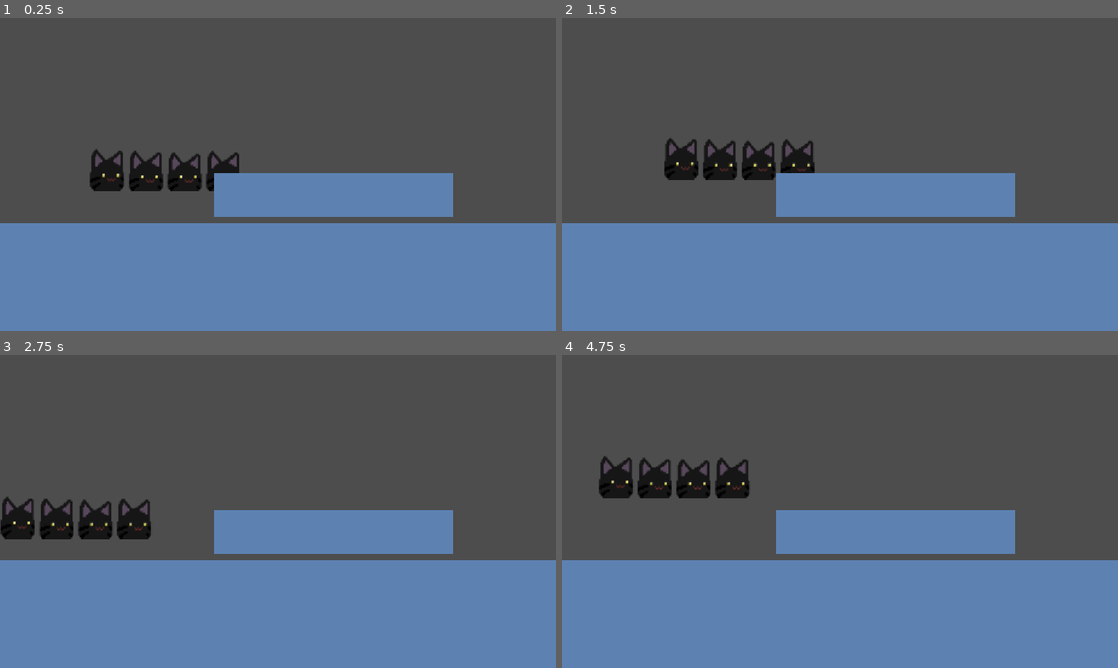
Above: before the commit, frames 1-4 (two rows, left to right).
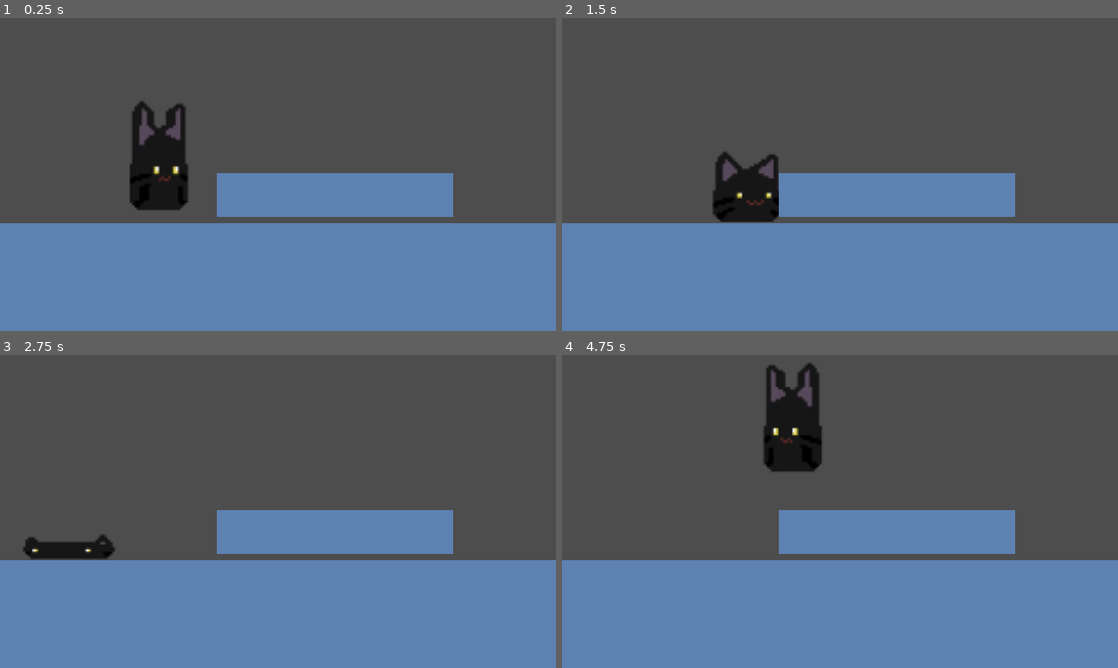
Above: after the commit, the same moments.

Repository: Adibb1/AwakeGary
Game: Godot game, scene res://scene/main.tscn
Same seed, same stepped clock (60 frames per second), same inputs: the game is played once before the commit and once after it.
Inputs:
- Up to frame 1 (0.25 s): no input
- Up to frame 2 (1.5 s): tap Enter (ui_accept) at 0.5, 1.35 s; hold Enter (ui_accept) 0.53-1.28 s; hold Right (ui_right) from 0.53 s (still down)
- Up to frame 3 (2.75 s): tap Enter (ui_accept) at 1.52, 1.82 s; release Right (ui_right) at 2.03 s; hold Left (ui_left) from 2.03 s (still down); hold Enter (ui_accept) from 2.03 s (still down)
- Up to frame 4 (4.75 s): release Left (ui_left) at 2.78 s; release Enter (ui_accept) at 2.78 s; hold Right (ui_right) 2.78-4.28 s; tap Enter (ui_accept) at 2.85, 3.02, 3.32, 4.35, 4.52 s; hold Enter (ui_accept) 3.53-4.28 s; hold Left (ui_left) from 4.28 s (still down)

The runs differ from the first frame. In frame 1, 3.4% of the frame differs, in the area x 16-43%, y 26-64%; in frame 2, 3.6%; in frame 3, 3.4%; in frame 4, 5.4%, in the area x 6-47%, y 2-64%.

Commit message:
players

Diff:
--- /dev/null
+++ b/scene/animated_sprite_2d.gd
@@ -0,0 +1,10 @@
+extends AnimatedSprite2D
+
+# Called when the node enters the scene tree for the first time.
+func _ready() -> void:
+	pass # Replace with function body.
+
+
+# Called every frame. 'delta' is the elapsed time since the previous frame.
+func _process(_delta: float) -> void:
+	pass
--- a/scene/character_body_2d.gd
+++ b/scene/character_body_2d.gd
@@ -1,25 +1,58 @@
 extends CharacterBody2D
 
+@onready var animated_sprite: AnimatedSprite2D = $AnimatedSprite2D
 
 const SPEED = 300.0
-const JUMP_VELOCITY = -400.0
+const MIN_JUMP_VELOCITY = -350.0  # Jump height on a quick tap
+const MAX_JUMP_VELOCITY = -750.0  # Jump height at full charge
+const MAX_CHARGE_TIME = 0.6     # Seconds to reach full charge
 
+var is_charging: bool = false
+var charge_time: float = 0.0
 
 func _physics_process(delta: float) -> void:
-	# Add the gravity.
-	if not is_on_floor():
-		velocity += get_gravity() * delta
+	# Always apply gravity so move_and_slide() keeps is_on_floor() reliably true
+	velocity += get_gravity() * delta
 
-	# Handle jump.
+	# 1. Start charging when jump is pressed on the floor
 	if Input.is_action_just_pressed("ui_accept") and is_on_floor():
-		velocity.y = JUMP_VELOCITY
+		is_charging = true
+		charge_time = 0.0
+		animated_sprite.play("squish")
 
-	# Get the input direction and handle the movement/deceleration.
-	# As good practice, you should replace UI actions with custom gameplay actions.
+	# 2. Build up charge while holding the key on the floor
+	if is_charging:
+		if not is_on_floor():
+			# Cancel charge if the player walks off a ledge while holding
+			is_charging = false
+			charge_time = 0.0
+		elif Input.is_action_pressed("ui_accept"):
+			charge_time = min(charge_time + delta, MAX_CHARGE_TIME)
+		elif Input.is_action_just_released("ui_accept"):
+			# 3. Release to jump with height scaled by hold duration
+			var charge_ratio := clampf(charge_time / MAX_CHARGE_TIME, 0.0, 1.0)
+			velocity.y = lerpf(MIN_JUMP_VELOCITY, MAX_JUMP_VELOCITY, charge_ratio)
+			is_charging = false
+			charge_time = 0.0
+			animated_sprite.play("jump")
+
+	# Horizontal movement
 	var direction := Input.get_axis("ui_left", "ui_right")
-	if direction:
+	if direction != 0:
 		velocity.x = direction * SPEED
+		animated_sprite.flip_h = direction < 0
 	else:
 		velocity.x = move_toward(velocity.x, 0, SPEED)
 
+	# 4. Animation state machine
+	if is_charging:
+		if animated_sprite.animation != "squish":
+			animated_sprite.play("squish")
+	elif not is_on_floor():
+		if animated_sprite.animation != "jump":
+			animated_sprite.play("jump")
+	else:
+		if animated_sprite.animation != "idle":
+			animated_sprite.play("idle")
+
 	move_and_slide()
--- a/scene/character_body_2d.tscn
+++ b/scene/character_body_2d.tscn
@@ -1,22 +1,204 @@
 [gd_scene format=3 uid="uid://8vehvffncbmd"]
 
 [ext_resource type="Script" uid="uid://btvab2qsbuaw2" path="res://scene/character_body_2d.gd" id="1_qug0s"]
-[ext_resource type="Texture2D" uid="uid://dlp4vtgt6eesq" path="res://assets/Idle.png" id="2_qug0s"]
-
-[sub_resource type="RectangleShape2D" id="RectangleShape2D_snucy"]
-size = Vector2(559, 550)
+[ext_resource type="Texture2D" uid="uid://dlp4vtgt6eesq" path="res://assets/characterAnimation/Idle.png" id="2_86iwx"]
+[ext_resource type="Script" uid="uid://bn5uak72uobx0" path="res://scene/animated_sprite_2d.gd" id="6_b8c3x"]
+[ext_resource type="Texture2D" uid="uid://m52iotye14xl" path="res://assets/characterAnimation/characterJump.png" id="6_ogaei"]
+
+[sub_resource type="AtlasTexture" id="AtlasTexture_318mt"]
+atlas = ExtResource("2_86iwx")
+region = Rect2(0, 0, 32, 32)
+
+[sub_resource type="AtlasTexture" id="AtlasTexture_b8c3x"]
+atlas = ExtResource("2_86iwx")
+region = Rect2(32, 0, 32, 32)
+
+[sub_resource type="AtlasTexture" id="AtlasTexture_ogaei"]
+atlas = ExtResource("2_86iwx")
+region = Rect2(64, 0, 32, 32)
+
+[sub_resource type="AtlasTexture" id="AtlasTexture_l63c6"]
+atlas = ExtResource("2_86iwx")
+region = Rect2(96, 0, 32, 32)
+
+[sub_resource type="AtlasTexture" id="AtlasTexture_mjxbh"]
+atlas = ExtResource("6_ogaei")
+region = Rect2(768, 0, 64, 64)
+
+[sub_resource type="AtlasTexture" id="AtlasTexture_pykq2"]
+atlas = ExtResource("6_ogaei")
+region = Rect2(832, 0, 64, 64)
+
+[sub_resource type="AtlasTexture" id="AtlasTexture_7y57j"]
+atlas = ExtResource("6_ogaei")
+region = Rect2(896, 0, 64, 64)
+
+[sub_resource type="AtlasTexture" id="AtlasTexture_1hjxj"]
+atlas = ExtResource("6_ogaei")
+region = Rect2(960, 0, 64, 64)
+
+[sub_resource type="AtlasTexture" id="AtlasTexture_0npi7"]
+atlas = ExtResource("6_ogaei")
+region = Rect2(1024, 0, 64, 64)
+
+[sub_resource type="AtlasTexture" id="AtlasTexture_mu2pl"]
+atlas = ExtResource("6_ogaei")
+region = Rect2(1088, 0, 64, 64)
+
+[sub_resource type="AtlasTexture" id="AtlasTexture_joior"]
+atlas = ExtResource("6_ogaei")
+region = Rect2(1152, 0, 64, 64)
+
+[sub_resource type="AtlasTexture" id="AtlasTexture_022hi"]
+atlas = ExtResource("6_ogaei")
+region = Rect2(0, 0, 64, 64)
+
+[sub_resource type="AtlasTexture" id="AtlasTexture_7uqae"]
+atlas = ExtResource("6_ogaei")
+region = Rect2(64, 0, 64, 64)
+
+[sub_resource type="AtlasTexture" id="AtlasTexture_3v645"]
+atlas = ExtResource("6_ogaei")
+region = Rect2(128, 0, 64, 64)
+
+[sub_resource type="AtlasTexture" id="AtlasTexture_h055f"]
+atlas = ExtResource("6_ogaei")
+region = Rect2(192, 0, 64, 64)
+
+[sub_resource type="AtlasTexture" id="AtlasTexture_17qdm"]
+atlas = ExtResource("6_ogaei")
+region = Rect2(256, 0, 64, 64)
+
+[sub_resource type="AtlasTexture" id="AtlasTexture_j3moa"]
+atlas = ExtResource("6_ogaei")
+region = Rect2(320, 0, 64, 64)
+
+[sub_resource type="AtlasTexture" id="AtlasTexture_6a6hd"]
+atlas = ExtResource("6_ogaei")
+region = Rect2(384, 0, 64, 64)
+
+[sub_resource type="AtlasTexture" id="AtlasTexture_flgqe"]
+atlas = ExtResource("6_ogaei")
+region = Rect2(448, 0, 64, 64)
+
+[sub_resource type="AtlasTexture" id="AtlasTexture_ipjdn"]
+atlas = ExtResource("6_ogaei")
+region = Rect2(512, 0, 64, 64)
+
+[sub_resource type="AtlasTexture" id="AtlasTexture_j7o1d"]
+atlas = ExtResource("6_ogaei")
+region = Rect2(576, 0, 64, 64)
+
+[sub_resource type="AtlasTexture" id="AtlasTexture_i6tod"]
+atlas = ExtResource("6_ogaei")
+region = Rect2(640, 0, 64, 64)
+
+[sub_resource type="AtlasTexture" id="AtlasTexture_4bgjd"]
+atlas = ExtResource("6_ogaei")
+region = Rect2(704, 0, 64, 64)
+
+[sub_resource type="SpriteFrames" id="SpriteFrames_5h11f"]
+animations = [{
+"frames": [],
+"loop": 1,
+"name": &"dead",
+"speed": 5.0
+}, {
+"frames": [{
+"duration": 1.0,
+"texture": SubResource("AtlasTexture_318mt")
+}, {
+"duration": 1.0,
+"texture": SubResource("AtlasTexture_b8c3x")
+}, {
+"duration": 1.0,
+"texture": SubResource("AtlasTexture_ogaei")
+}, {
+"duration": 1.0,
+"texture": SubResource("AtlasTexture_l63c6")
+}],
+"loop": 1,
+"name": &"idle",
+"speed": 8.0
+}, {
+"frames": [{
+"duration": 1.0,
+"texture": SubResource("AtlasTexture_mjxbh")
+}, {
+"duration": 1.0,
+"texture": SubResource("AtlasTexture_pykq2")
+}, {
+"duration": 1.0,
+"texture": SubResource("AtlasTexture_7y57j")
+}, {
+"duration": 1.0,
+"texture": SubResource("AtlasTexture_1hjxj")
+}, {
+"duration": 1.0,
+"texture": SubResource("AtlasTexture_0npi7")
+}, {
+"duration": 1.0,
+"texture": SubResource("AtlasTexture_mu2pl")
+}, {
+"duration": 1.0,
+"texture": SubResource("AtlasTexture_joior")
+}],
+"loop": 0,
+"name": &"jump",
+"speed": 24.0
+}, {
+"frames": [{
+"duration": 1.0,
+"texture": SubResource("AtlasTexture_022hi")
+}, {
+"duration": 1.0,
+"texture": SubResource("AtlasTexture_7uqae")
+}, {
+"duration": 1.0,
+"texture": SubResource("AtlasTexture_3v645")
+}, {
+"duration": 1.0,
+"texture": SubResource("AtlasTexture_h055f")
+}, {
+"duration": 1.0,
+"texture": SubResource("AtlasTexture_17qdm")
+}, {
+"duration": 1.0,
+"texture": SubResource("AtlasTexture_j3moa")
+}, {
+"duration": 1.0,
+"texture": SubResource("AtlasTexture_6a6hd")
+}, {
+"duration": 1.0,
+"texture": SubResource("AtlasTexture_flgqe")
+}, {
+"duration": 1.0,
+"texture": SubResource("AtlasTexture_ipjdn")
+}, {
+"duration": 1.0,
+"texture": SubResource("AtlasTexture_j7o1d")
+}, {
+"duration": 1.0,
+"texture": SubResource("AtlasTexture_i6tod")
+}, {
+"duration": 1.0,
+"texture": SubResource("AtlasTexture_4bgjd")
+}],
+"loop": 0,
+"name": &"squish",
+"speed": 16.0
+}]
 
 [node name="CharacterBody2D" type="CharacterBody2D" unique_id=654951608]
-scale = Vector2(0.3, 0.3)
 script = ExtResource("1_qug0s")
 
-[node name="CollisionShape2D" type="CollisionShape2D" parent="." unique_id=94334278]
-scale = Vector2(0.3, 0.3)
-shape = SubResource("RectangleShape2D_snucy")
-
-[node name="Sprite2D" type="Sprite2D" parent="." unique_id=861550753]
-position = Vector2(3.333333, -6.666667)
-scale = Vector2(2.5083334, 2.9770832)
-texture = ExtResource("2_qug0s")
-
 [node name="AnimatedSprite2D" type="AnimatedSprite2D" parent="." unique_id=1668186385]
+position = Vector2(0, 7.947286e-07)
+scale = Vector2(1, 1.0000001)
+sprite_frames = SubResource("SpriteFrames_5h11f")
+animation = &"dead"
+script = ExtResource("6_b8c3x")
+
+[node name="CollisionPolygon2D" type="CollisionPolygon2D" parent="." unique_id=2025488925]
+build_mode = 1
+polygon = PackedVector2Array(-9, -13, -14, -7, -14, 14, -12, 16, 12, 16, 14, 14, 14, -7, 11, -12, 1, -5, -2, -5)
--- a/scene/main.tscn
+++ b/scene/main.tscn
@@ -9,7 +9,7 @@
 
 [node name="CharacterBody2D" parent="." unique_id=654951608 instance=ExtResource("1_itxqv")]
 position = Vector2(339, 289)
-scale = Vector2(1, 1)
+scale = Vector2(5, 5)
 
 [node name="Obstacles" type="StaticBody2D" parent="." unique_id=610561859]
 
@@ -34,7 +34,7 @@
 shape = SubResource("RectangleShape2D_brvut")
 
 [node name="ColorRect" type="ColorRect" parent="Obstacles2" unique_id=1545349631]
-offset_left = -45.0
+offset_left = -32.5
 offset_top = 423.5
 offset_right = 1190.0
 offset_bottom = 649.5
Renamed: assets/Idle.png -> assets/characterAnimation/Idle.png
Not shown, added: assets/characterAnimation/Idle.png.import
Binary file added: assets/characterAnimation/Idle_1.png
Not shown, added: assets/characterAnimation/Idle_1.png.import
Binary file added: assets/characterAnimation/Idle_2.png
Not shown, added: assets/characterAnimation/Idle_2.png.import
Binary file added: assets/characterAnimation/Idle_3.png
Not shown, changed: assets/characterAnimation/Idle_3.png.import
Binary file added: assets/characterAnimation/Idle_4.png
Not shown, changed: assets/characterAnimation/Idle_4.png.import
Binary file added: assets/characterAnimation/characterJump.png
Not shown, added: assets/characterAnimation/characterJump.png.import
(and 4 more such lines)
